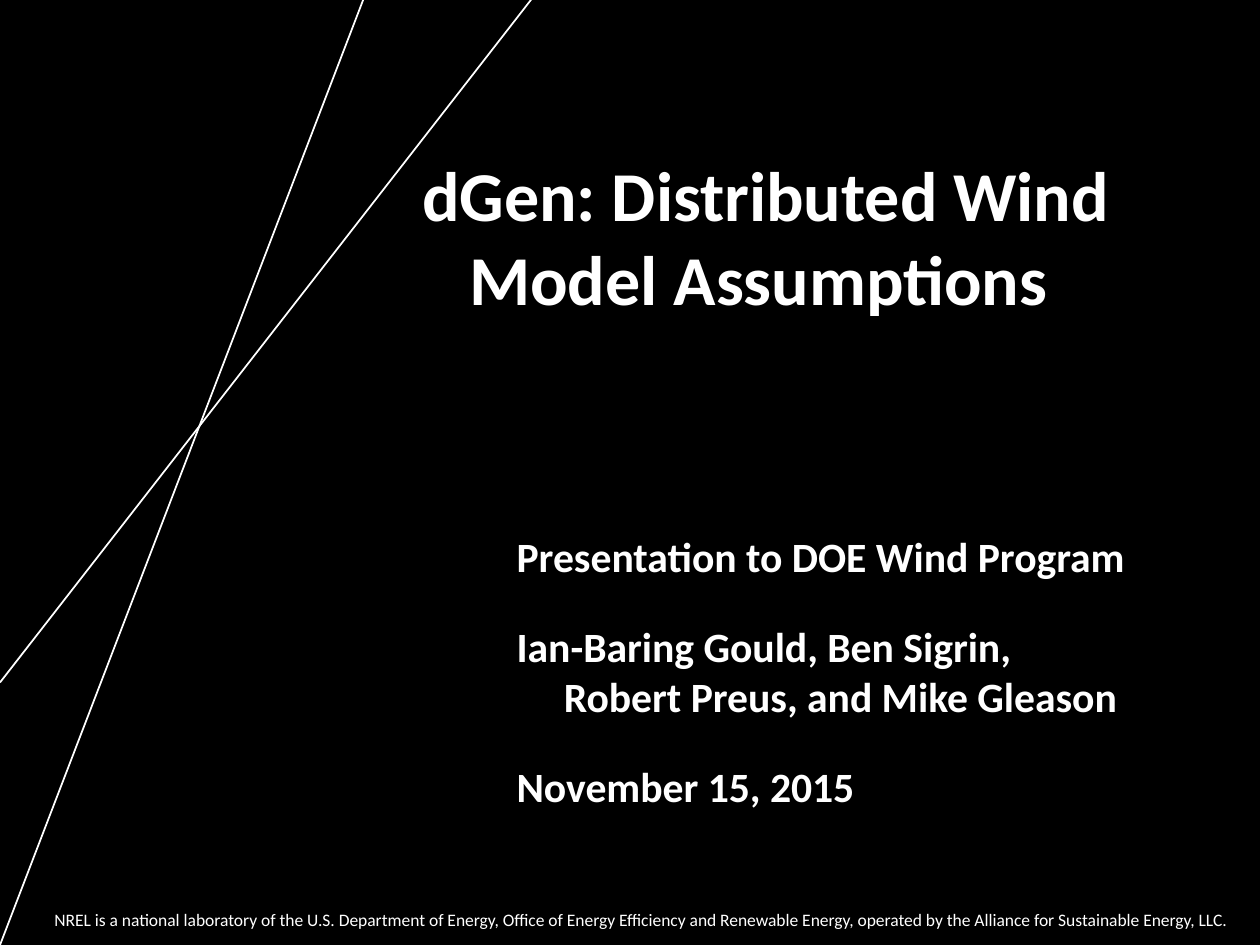
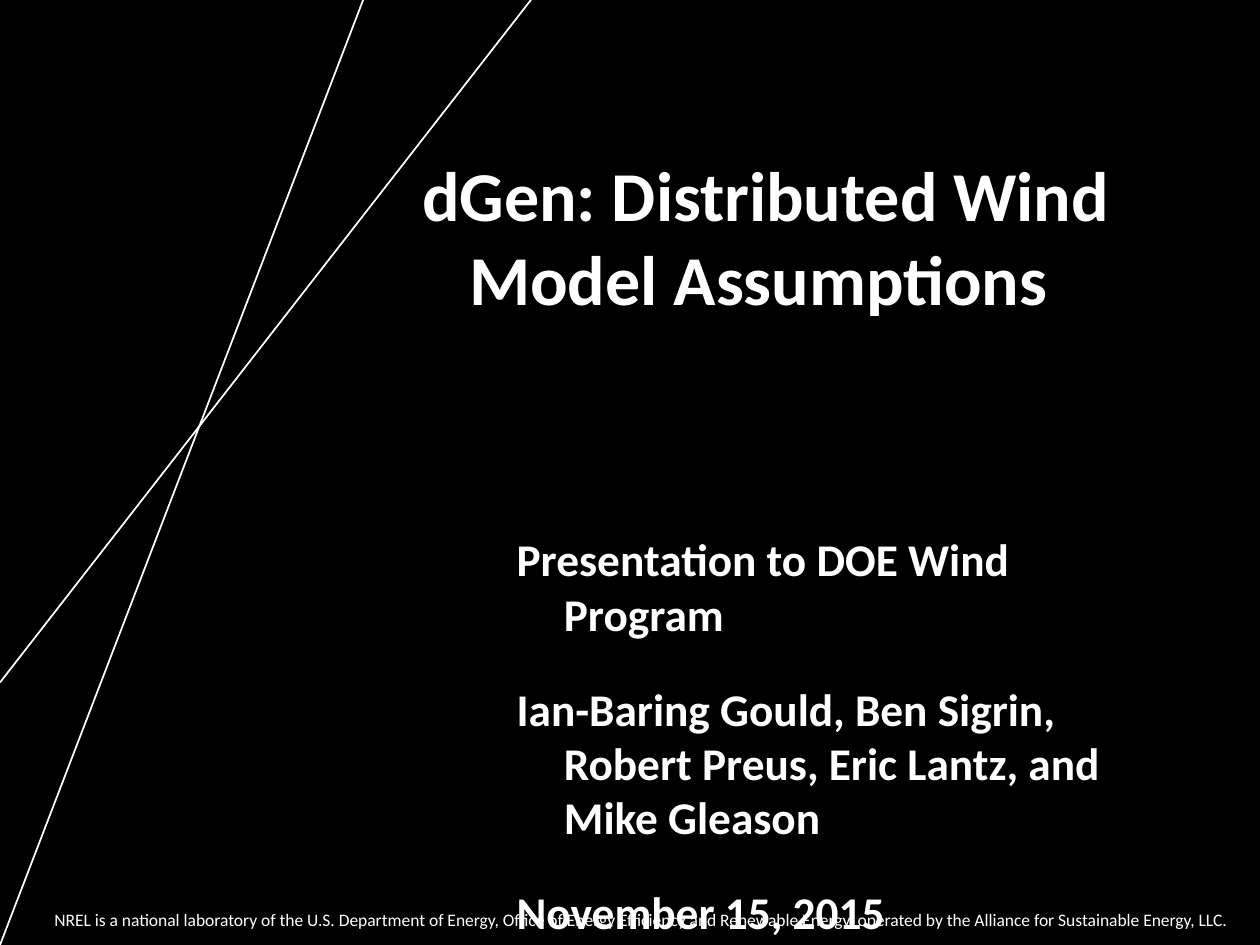
Before and after one commit to jmarinpi/dgen_globetrotter, a slide deck: slide 1 of docs/model_assumptions_wind/nrel_dwind_model_assumptions_2015_10_27.pptx. Drawn at 1260x945 pixels with LibreOffice and Linux fonts; fonts in the diff are those of the drawing; background and template pictures are left out. Boxes give left, top, right and bottom in pixels: in the first picture for what was removed or moved away, otherwise in the second. Text is boxed around its words. In the diff, an @@ line names an element or a change of style, - is before the commit and + after.

Commit message:
minor adjustments to the power point

```diff
--- a/docs/model_assumptions_wind/nrel_dwind_model_assumptions_2015_10_27.pptx
+++ b/docs/model_assumptions_wind/nrel_dwind_model_assumptions_2015_10_27.pptx
@@ text at [517, 544, 1009, 935]: size 23.8 to 25.9 pt in "Presentation to DOE Wind Program", "November 15, 2015" @@
@@ text at [517, 694, 1099, 835]: text changed; size 23.8 to 25.9 pt @@
-Ian-Baring Gould, Ben Sigrin, Robert Preus, and Mike Gleason
+Ian-Baring Gould, Ben Sigrin, Robert Preus, Eric Lantz, and Mike Gleason
```
